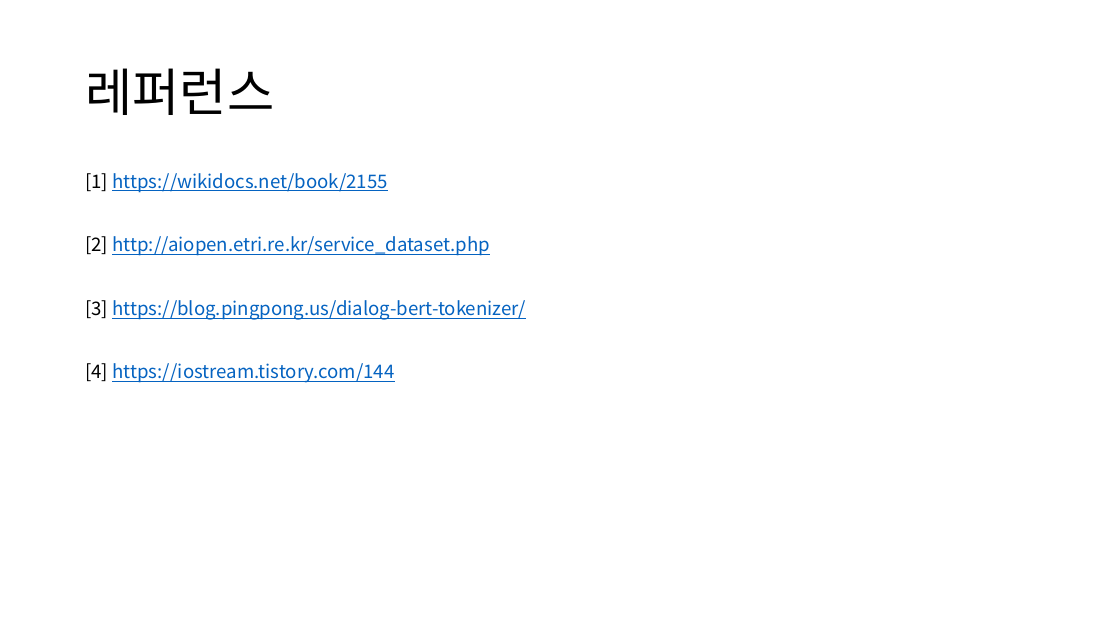
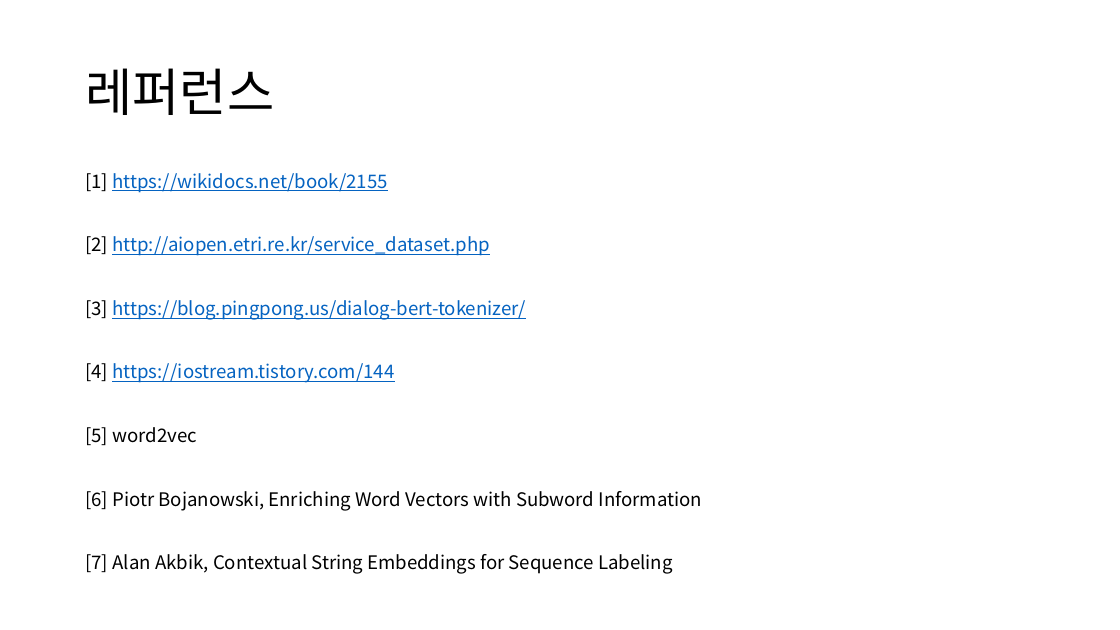
Before and after one commit to yongsun-yoon/chatbot, a slide deck: slide 19 of Rasa custom NLU 모델 개발.pptx (slide 13 before the commit). Drawn at 1120x630 pixels with LibreOffice and Linux fonts; fonts in the diff are those of the drawing. Boxes give left, top, right and bottom in pixels: in the first picture for what was removed or moved away, otherwise in the second. Text is boxed around its words. In the diff, an @@ line names an element or a change of style, - is before the commit and + after.

```diff
--- a/Rasa custom NLU 모델 개발.pptx
+++ b/Rasa custom NLU 모델 개발.pptx
@@ text at <box>85,427,702,574</box>: paragraphs added @@
+[5] word2vec
+[6] Piotr Bojanowski, Enriching Word Vectors with Subword Information
+[7] Alan Akbik, Contextual String Embeddings for Sequence Labeling
```
Also in this commit, not shown: 8 other slides changed, 9 slides added, 3 slides removed, 26 other files.
